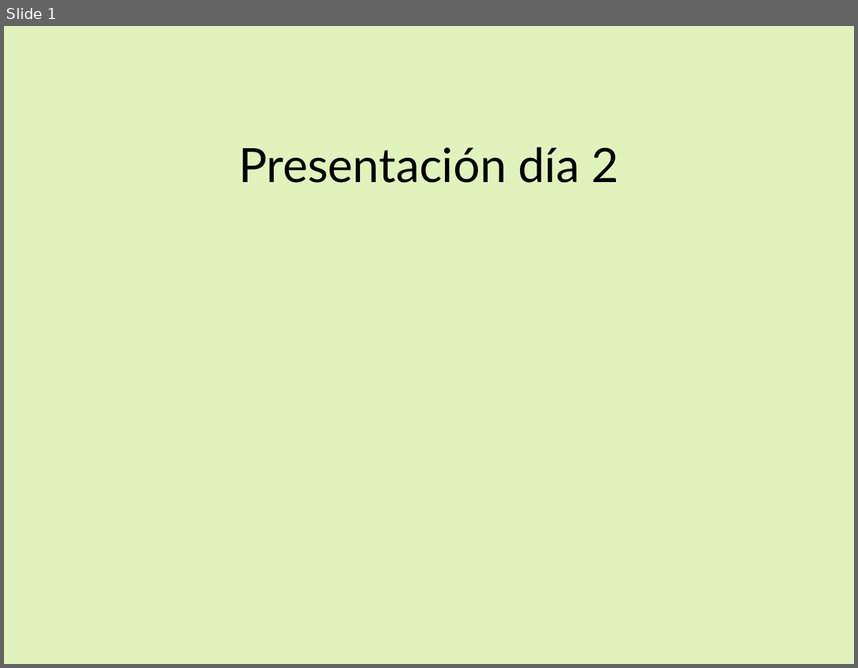
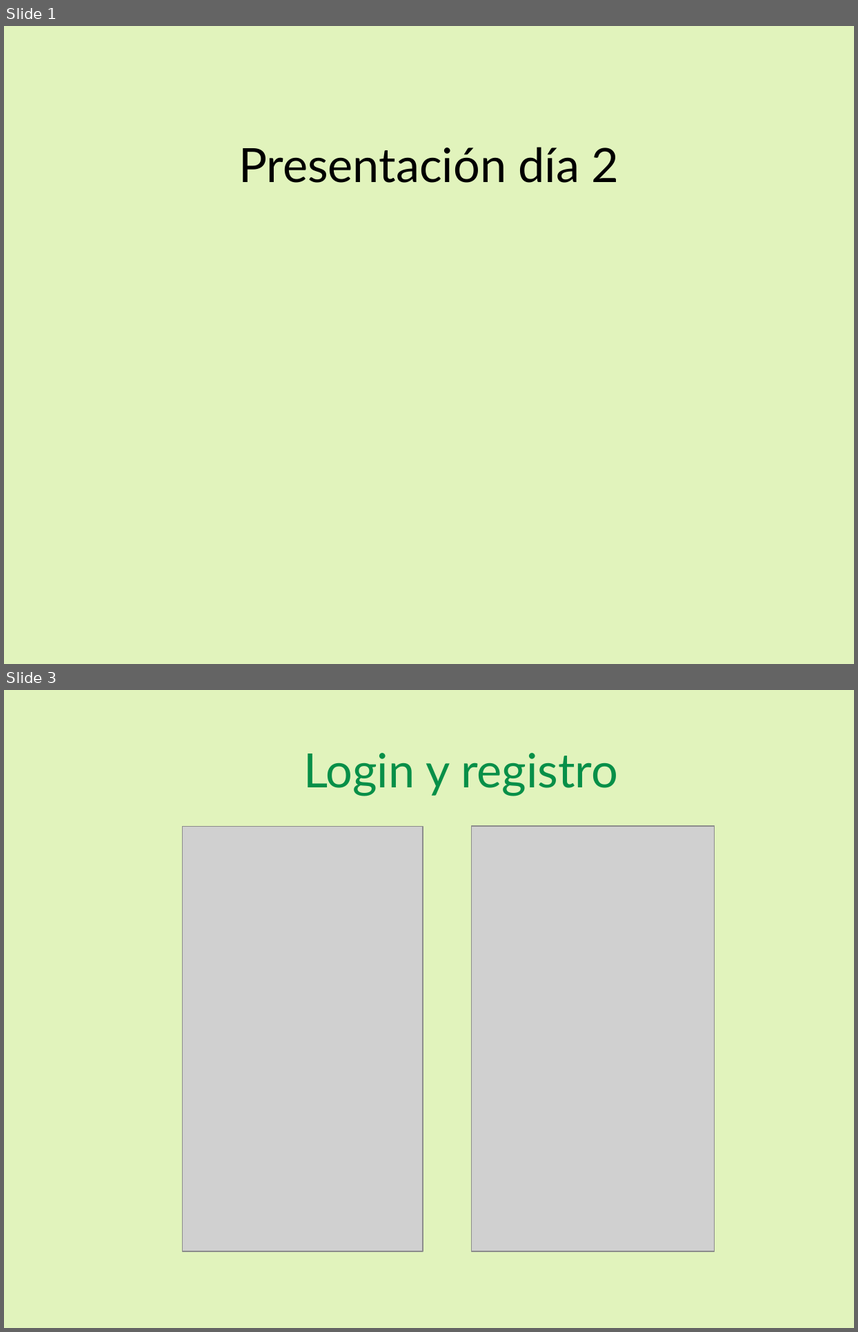
Before and after one commit to attmme/pokeFinder, a slide deck: 0. Altres/Presentacions/Dia_2/Dia_2.odp. Shown one above the other, each under a label of ours: slide 1 before the commit, slides 1 and 3 after it; the slides between them are not shown. The pictures are 858x668 and 858x1332 pixels, drawn with LibreOffice and Linux fonts; fonts in the diff are those of the drawing; grey boxes stand for pictures; background and template pictures are left out. Boxes give left, top, right and bottom in pixels: in the first picture for what was removed or moved away, otherwise in the second. Text is boxed around its words. In the diff, an @@ line names an element or a change of style, - is before the commit and + after.

```diff
--- a/0. Altres/Presentacions/Dia_2/Dia_2.odp
+++ b/0. Altres/Presentacions/Dia_2/Dia_2.odp
@@ slide 3 added at (4, 690, 854, 1328), background picture (left out) @@
@@ title added at (303, 753, 618, 796), 40 pt, text #078F48 @@
+Login y registro
@@ picture added at (183, 826, 423, 1251) @@
@@ picture added at (472, 826, 715, 1251) @@
```
Also in this commit, not shown: 2 slides changed, 3 slides removed, 3 other files.
